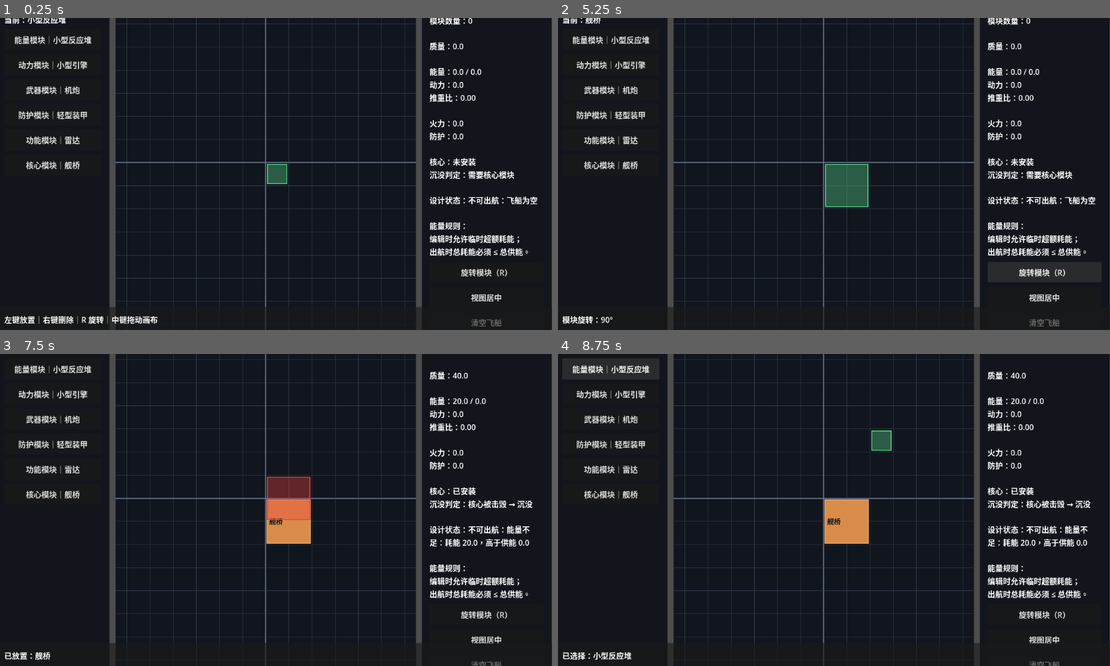
Above: before the commit, frames 1-4 (two rows, left to right).
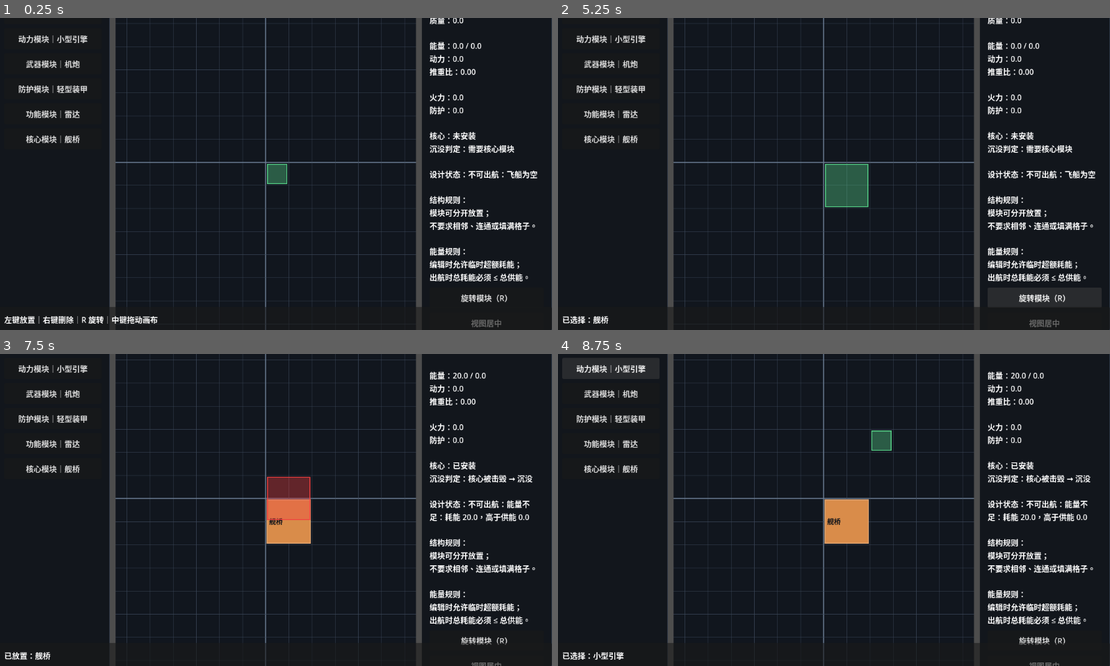
Above: after the commit, the same moments.

Repository: lqc19891229/AdvanceFour
Game: Godot game, scene res://game/ship/editor/ship_editor.tscn
Same seed, same stepped clock (60 frames per second), same inputs: the game is played once before the commit and once after it.
Inputs (mouse positions are in pixels of both pictures, inside the frame that each line leads up to):
- Up to frame 1 (0.25 s): no input
- Up to frame 2 (5.25 s): click (613, 39) at 0.5 s, where only the run before the commit has a clickable "能量模块｜小型反应堆"; click "动力模块｜小型引擎" at 1.25 s; click "武器模块｜机炮" at 2 s; click "防护模块｜轻型装甲" at 2.75 s; click "功能模块｜雷达" at 3.5 s; click "核心模块｜舰桥" at 4.25 s; click "旋转模块（R）" at 5 s
- Up to frame 3 (7.5 s): click "视图居中" at 5.75 s; click (485, 656) at 6.5 s, where only the run before the commit has a clickable "清空飞船"; tap Enter at 7.25 s; drag from (264, 497) to (331, 441) at 7.27 s
- Up to frame 4 (8.75 s): click (613, 369) at 8 s, where only the run before the commit has a clickable "能量模块｜小型反应堆"

The runs differ from the first frame. In frame 1, 6.3% of the frame differs, in the area x 0-98%, y 0-100%; in frame 2, 6.3%; in frame 3, 6.3%; in frame 4, 6.4%, in the area x 2-97%, y 3-100%.
Error after the commit: Invalid access to property or key 'pressed' on a base object of type 'null instance'. (res://game/ship/editor/ship_editor.gd:55)

Commit message:
feat: add ship save and load actions

Diff:
--- a/game/ship/editor/ship_editor.gd
+++ b/game/ship/editor/ship_editor.gd
@@ -1,4 +1,6 @@
 extends Control
+
+const SAVE_PATH := "user://ships/test_ship.json"
 
 @onready var grid: ShipGridView = $MainLayout/Center/Grid
 @onready var module_buttons: VBoxContainer = $MainLayout/LeftPanel/LeftMargin/LeftVBox/ModuleButtons
@@ -50,9 +52,26 @@
 	return "\n".join(lines)
 
 func _bind_common_buttons() -> void:
+	$MainLayout/RightPanel/RightMargin/RightVBox/SaveButton.pressed.connect(_save_ship)
+	$MainLayout/RightPanel/RightMargin/RightVBox/LoadButton.pressed.connect(_load_ship)
 	$MainLayout/RightPanel/RightMargin/RightVBox/RotateButton.pressed.connect(grid.rotate_preview)
 	$MainLayout/RightPanel/RightMargin/RightVBox/CenterButton.pressed.connect(grid.center_view)
 	$MainLayout/RightPanel/RightMargin/RightVBox/ClearButton.pressed.connect(grid.clear_ship)
+
+func _save_ship() -> void:
+	var result := ShipSerializer.save_to_file(grid.ship, SAVE_PATH)
+	if result["ok"]:
+		_show_status("飞船设计已保存：%s" % SAVE_PATH)
+	else:
+		_show_status("保存失败：%s" % result["error"])
+
+func _load_ship() -> void:
+	var result := ShipSerializer.load_from_file(SAVE_PATH, grid.module_database)
+	if result["ok"]:
+		grid.set_ship(result["ship"])
+		_show_status("飞船设计已加载：%s" % SAVE_PATH)
+	else:
+		_show_status("加载失败：%s" % result["error"])
 
 func _select(id: String) -> void:
 	grid.select_definition(id)
@@ -84,6 +103,10 @@
 
 设计状态：%s
 
+结构规则：
+模块可分开放置；
+不要求相邻、连通或填满格子。
+
 能量规则：
 编辑时允许临时超额耗能；
 出航时总耗能必须 ≤ 总供能。""" % [
